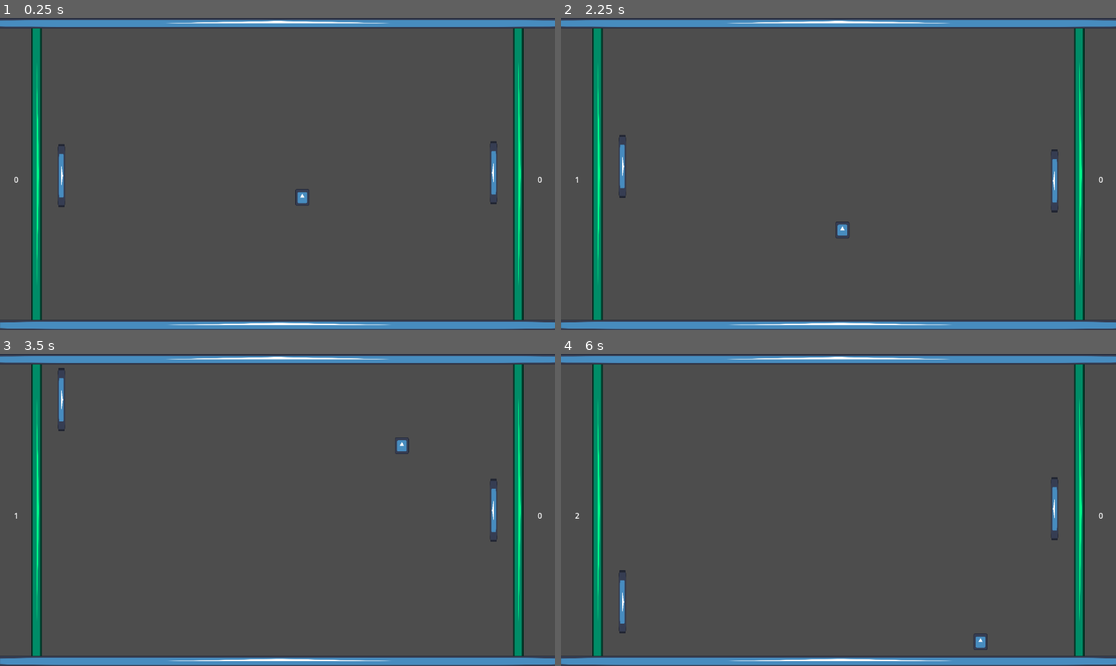
Above: before the commit, frames 1-4 (two rows, left to right).
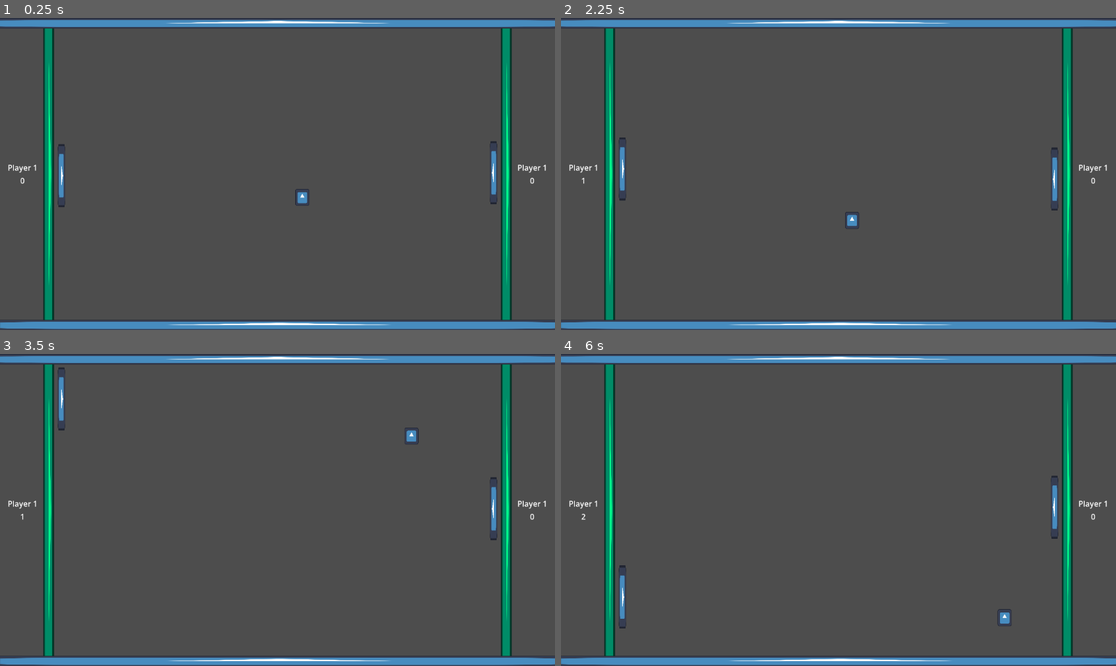
Above: after the commit, the same moments.

Repository: GabrielGomezGG/GodotLearning
Game: Godot game, scene res://scanes/screen.tscn
Two runs of this game, one before a commit and one after it. Both use one fixed random seed, a clock stepped at 60 frames per second and the inputs below. The engine's default icon, where the game draws it, is replaced by a stand-in: a white triangle on a blue panel in a dark square.
Inputs:
- Up to frame 1 (0.25 s): no input
- Up to frame 2 (2.25 s): hold W (player_1_up) 0.53-1.28 s; tap Down (player_2_down) at 0.6, 2.1 s; hold S (player_1_down) 1.28-2.03 s; tap Up (player_2_up) at 1.35 s; hold W (player_1_up) from 2.03 s (still down)
- Up to frame 3 (3.5 s): keep holding W (player_1_up); tap Up (player_2_up) at 2.85 s
- Up to frame 4 (6 s): release W (player_1_up) at 3.53 s; hold S (player_1_down) 3.53-5.78 s; tap Down (player_2_down) at 3.6, 5.1 s; tap Up (player_2_up) at 4.35, 5.85 s; hold W (player_1_up) from 5.78 s (still down)

The runs differ from the first frame. In frame 1, 7.4% of the frame differs, in the area x 1-99%, y 3-97%; in frame 2, 7.6%; in frame 3, 7.6%; in frame 4, 7.7%.

Commit message:
Mejorar ui de score y agregar p1-p2

Diff:
--- /dev/null
+++ b/pong/scanes/gameUI.tscn
@@ -0,0 +1,61 @@
+[gd_scene format=3 uid="uid://ddtv1dwmfposq"]
+
+[ext_resource type="Script" uid="uid://ylkohm4nmv0f" path="res://scanes/game_ui.gd" id="1_o5pmg"]
+
+[node name="GameUI" type="Control" unique_id=1582923481]
+layout_mode = 3
+anchors_preset = 15
+anchor_right = 1.0
+anchor_bottom = 1.0
+grow_horizontal = 2
+grow_vertical = 2
+script = ExtResource("1_o5pmg")
+
+[node name="CanvasLayer" type="CanvasLayer" parent="." unique_id=1293442538]
+
+[node name="MarginContainer" type="MarginContainer" parent="CanvasLayer" unique_id=257482027]
+anchors_preset = 4
+anchor_top = 0.5
+anchor_bottom = 0.5
+offset_top = -25.0
+offset_right = 62.0
+offset_bottom = 25.0
+grow_vertical = 2
+theme_override_constants/margin_left = 16
+
+[node name="VBoxContainer" type="VBoxContainer" parent="CanvasLayer/MarginContainer" unique_id=256296981]
+layout_mode = 2
+
+[node name="player" type="Label" parent="CanvasLayer/MarginContainer/VBoxContainer" unique_id=425378532]
+layout_mode = 2
+text = "Player 1"
+
+[node name="point" type="Label" parent="CanvasLayer/MarginContainer/VBoxContainer" unique_id=1918291753]
+layout_mode = 2
+text = "0"
+horizontal_alignment = 1
+
+[node name="MarginContainer2" type="MarginContainer" parent="CanvasLayer" unique_id=2033523838]
+anchors_preset = 6
+anchor_left = 1.0
+anchor_top = 0.5
+anchor_right = 1.0
+anchor_bottom = 0.5
+offset_left = -78.0
+offset_top = -25.0
+offset_bottom = 25.0
+grow_horizontal = 0
+grow_vertical = 2
+theme_override_constants/margin_right = 16
+
+[node name="VBoxContainer" type="VBoxContainer" parent="CanvasLayer/MarginContainer2" unique_id=200688654]
+layout_mode = 2
+
+[node name="player" type="Label" parent="CanvasLayer/MarginContainer2/VBoxContainer" unique_id=1671835578]
+layout_mode = 2
+text = "Player 1"
+
+[node name="point" type="Label" parent="CanvasLayer/MarginContainer2/VBoxContainer" unique_id=772757765]
+layout_mode = 2
+text = "0"
+horizontal_alignment = 1
--- /dev/null
+++ b/pong/scanes/game_ui.gd
@@ -0,0 +1,9 @@
+extends Control
+
+@onready var pointPlayer1: Label = $CanvasLayer/MarginContainer/VBoxContainer/point
+@onready var pointPlayer2: Label = $CanvasLayer/MarginContainer2/VBoxContainer/point
+
+
+func _on_ball_set_point() -> void:
+	pointPlayer1.text = str(Screen.player1Point)
+	pointPlayer2.text = str(Screen.player2Point)
--- a/pong/scanes/screen.gd
+++ b/pong/scanes/screen.gd
@@ -1,3 +1,5 @@
+class_name Screen
+
 extends Node2D
 
 
@@ -5,25 +7,25 @@
 
 @export var isPlayerOneTurn = true
 
-@export var label1 = Label
-@export var label2 = Label
+#@export var label1 = Label
+#@export var label2 = Label
 
-var player1Point = 0
-var player2Point = 0
+static var player1Point = 0
+static var player2Point = 0
 
 func _ready() -> void:
 	star_game.emit(isPlayerOneTurn)
-	label1.text = str(player1Point)
-	label2.text = str(player2Point)
+	#label1.text = str(player1Point)
+	#label2.text = str(player2Point)
 
 
 func _on_ball_set_point() -> void:
 	if(isPlayerOneTurn) :
 		player1Point += 1
-		label1.text = str(player1Point)
+		#label1.text = str(player1Point)
 	else:
 		player2Point += 1
-		label2.text = str(player2Point)
+		#label2.text = str(player2Point)
 
 	star_game.emit(isPlayerOneTurn)
 
--- a/pong/scanes/screen.tscn
+++ b/pong/scanes/screen.tscn
@@ -3,23 +3,21 @@
 [ext_resource type="PackedScene" uid="uid://dx8vjylsygmcq" path="res://scanes/player.tscn" id="1_h2is2"]
 [ext_resource type="PackedScene" uid="uid://cml1vydenndjy" path="res://scanes/wall.tscn" id="1_rnvon"]
 [ext_resource type="Script" uid="uid://jvbpgcgyv4y4" path="res://scanes/screen.gd" id="1_wbuqr"]
-[ext_resource type="PackedScene" uid="uid://dy0kxf3yivygr" path="res://scanes/score.tscn" id="2_1txg0"]
 [ext_resource type="PackedScene" uid="uid://c327dajx0ls7a" path="res://scanes/ball.tscn" id="2_rnvon"]
+[ext_resource type="PackedScene" uid="uid://ddtv1dwmfposq" path="res://scanes/gameUI.tscn" id="6_hgevy"]
 
-[node name="Screen" type="Node2D" unique_id=343038121 node_paths=PackedStringArray("label1", "label2")]
+[node name="Screen" type="Node2D" unique_id=343038121]
 script = ExtResource("1_wbuqr")
-label1 = NodePath("Score1/Label")
-label2 = NodePath("Score2/Label")
 
 [node name="WallPlayer1" parent="." unique_id=2045726070 instance=ExtResource("1_rnvon")]
 modulate = Color(0, 1, 0.5411765, 1)
-position = Vector2(-500, 0)
+position = Vector2(-475, 0)
 rotation = 1.5707964
 collision_layer = 8
 
 [node name="WallPlayer2" parent="." unique_id=669570771 instance=ExtResource("1_rnvon")]
 modulate = Color(0, 1, 0.5411765, 1)
-position = Vector2(500, 0)
+position = Vector2(475, 0)
 rotation = 1.5707964
 collision_layer = 8
 
@@ -28,14 +26,6 @@
 
 [node name="WallBottom" parent="." unique_id=1314861384 instance=ExtResource("1_rnvon")]
 position = Vector2(4, 314)
-
-[node name="Score2" parent="." unique_id=1272735673 instance=ExtResource("2_1txg0")]
-offset_left = 525.0
-offset_right = 525.0
-
-[node name="Score1" parent="." unique_id=605445826 instance=ExtResource("2_1txg0")]
-offset_left = -562.0
-offset_right = -562.0
 
 [node name="Player1" parent="." unique_id=1722035329 instance=ExtResource("1_h2is2")]
 position = Vector2(-450, 2)
@@ -51,6 +41,9 @@
 
 [node name="Camera2D" type="Camera2D" parent="." unique_id=1478219349]
 
+[node name="GameUI" parent="." unique_id=1582923481 instance=ExtResource("6_hgevy")]
+
 [connection signal="star_game" from="." to="ball" method="_on_screen_star_game"]
 [connection signal="change_turn" from="ball" to="." method="_on_ball_change_turn"]
 [connection signal="set_point" from="ball" to="." method="_on_ball_set_point"]
+[connection signal="set_point" from="ball" to="GameUI" method="_on_ball_set_point"]
Not shown, added: pong/scanes/game_ui.gd.uid
